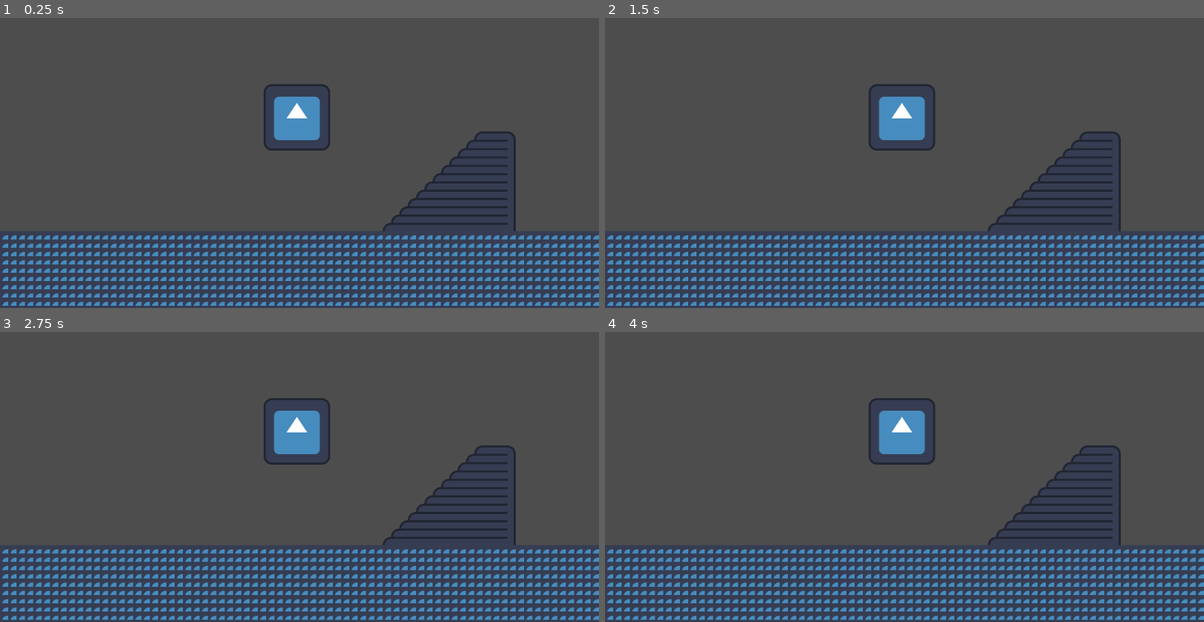
Above: before the commit, frames 1-4 (two rows, left to right).
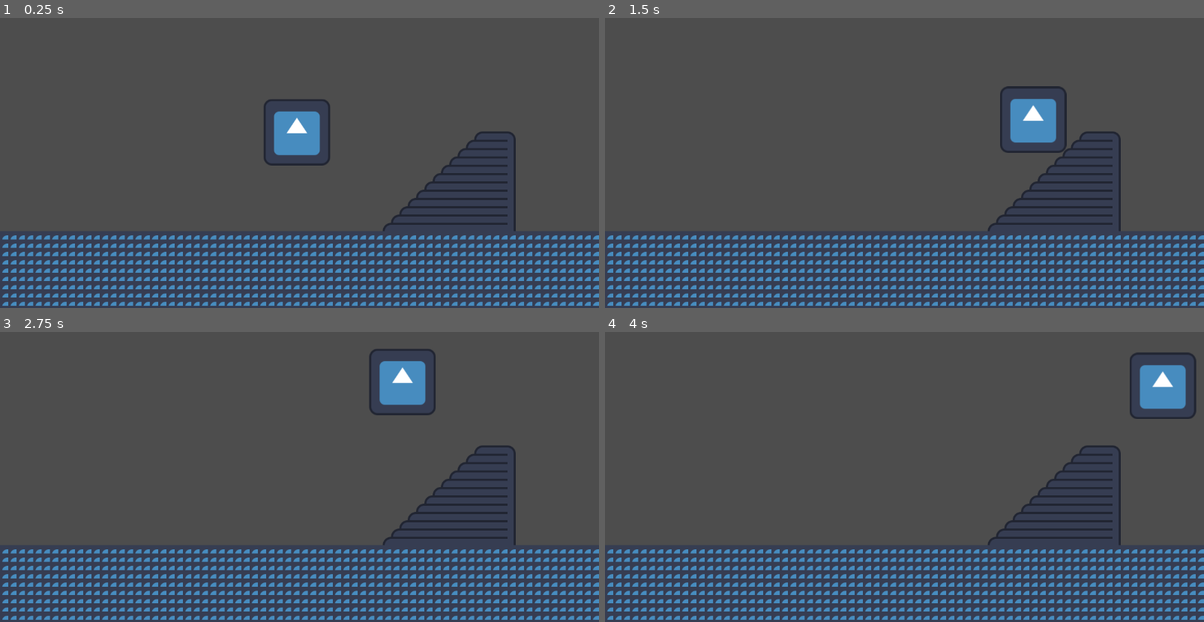
Above: after the commit, the same moments.

Repository: anilbeter/godot-tutos
Game: Godot game, scene res://scenes/intro.tscn
Same seed, same stepped clock (60 frames per second), same inputs: the game is played once before the commit and once after it. The engine's default icon, where the game draws it, is replaced by a stand-in: a white triangle on a blue panel in a dark square.
Inputs:
- Up to frame 1 (0.25 s): no input
- Up to frame 2 (1.5 s): tap Enter (ui_accept) at 0.5, 0.6, 0.77, 1.07, 1.35 s; hold Right (ui_right) from 0.53 s (still down)
- Up to frame 3 (2.75 s): tap Enter (ui_accept) at 1.52, 1.82, 2.1 s; release Right (ui_right) at 2.03 s; hold Left (ui_left) from 2.03 s (still down)
- Up to frame 4 (4 s): release Left (ui_left) at 2.78 s; hold Right (ui_right) from 2.78 s (still down); tap Enter (ui_accept) at 2.85, 3.02, 3.32, 3.6, 3.77 s

The runs differ from the first frame. In frame 1, 1.3% of the frame differs, in the area x 44-56%, y 22-51%; in frame 2, 3.0%, in the area x 44-78%, y 22-47%; in frame 3, 3.0%; in frame 4, 3.0%.

Commit message:
create character body2d script (player)

Diff:
--- a/scenes/player.tscn
+++ b/scenes/player.tscn
@@ -1,12 +1,14 @@
-[gd_scene load_steps=3 format=3 uid="uid://ntt86ld10cn7"]
+[gd_scene load_steps=4 format=3 uid="uid://ntt86ld10cn7"]
 
 [ext_resource type="Texture2D" uid="uid://bgdmhadrs5hdh" path="res://icon.svg" id="1_7d7bj"]
+[ext_resource type="Script" path="res://scripts/player.gd" id="1_75xs4"]
 
 [sub_resource type="RectangleShape2D" id="RectangleShape2D_5h45u"]
 size = Vector2(122, 120.5)
 
 [node name="player" type="CharacterBody2D"]
 position = Vector2(-5, -43)
+script = ExtResource("1_75xs4")
 metadata/_edit_group_ = true
 
 [node name="CollisionShape2D" type="CollisionShape2D" parent="."]
--- /dev/null
+++ b/scripts/player.gd
@@ -0,0 +1,25 @@
+extends CharacterBody2D
+
+
+const SPEED = 300.0
+const JUMP_VELOCITY = -400.0
+
+
+func _physics_process(delta: float) -> void:
+	# Add the gravity.
+	if not is_on_floor():
+		velocity += get_gravity() * delta
+
+	# Handle jump.
+	if Input.is_action_just_pressed("ui_accept") and is_on_floor():
+		velocity.y = JUMP_VELOCITY
+
+	# Get the input direction and handle the movement/deceleration.
+	# As good practice, you should replace UI actions with custom gameplay actions.
+	var direction := Input.get_axis("ui_left", "ui_right")
+	if direction:
+		velocity.x = direction * SPEED
+	else:
+		velocity.x = move_toward(velocity.x, 0, SPEED)
+
+	move_and_slide()
